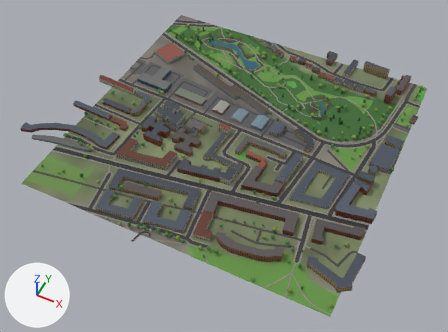
A saved change to the glTF model glasgow-subway/data/city/city_4_6.glb.
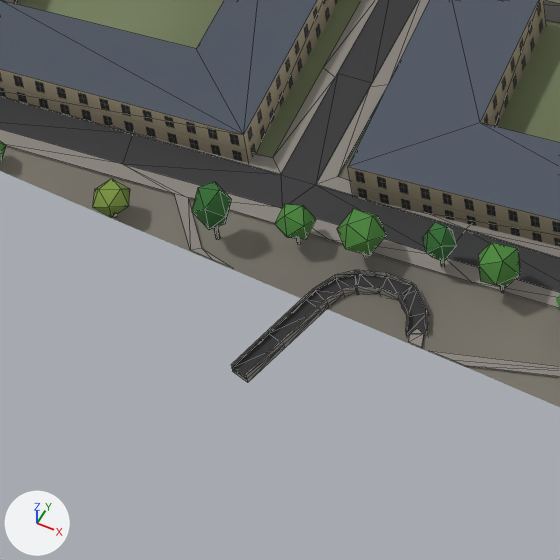
Each version is shown whole from a 50 mm camera at (-1048.0, -1410.0, 738.0) aimed at (-1355.0, -796.0, -29.0), then close up on the part from 24% to 37% of the width and 61% to 78% of the height. Arrows for +X, +Y and +Z are at lower left; the lights stay in place. The first two pictures are the older version. The close-ups show mesh edges as thin lines. Where no turn or scale is listed for an object, it has been applied to the vertices. Vertices at exactly the same position are counted once.

Names of what the first close-up shows: 'buildings_4_6', 'green_tree_a.023', 'green_tree_a.024', 'green_tree_a.026', 'green_tree_b.016', 'green_tree_c.010', 'green_tree_c.011', 'roads_4_6', 'terrain_4_6' and 1 more.
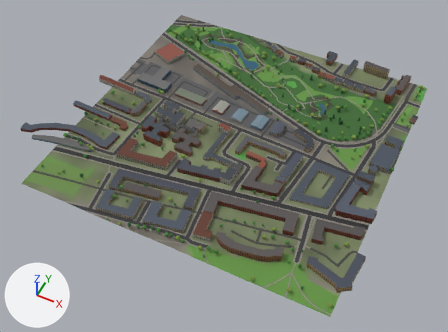
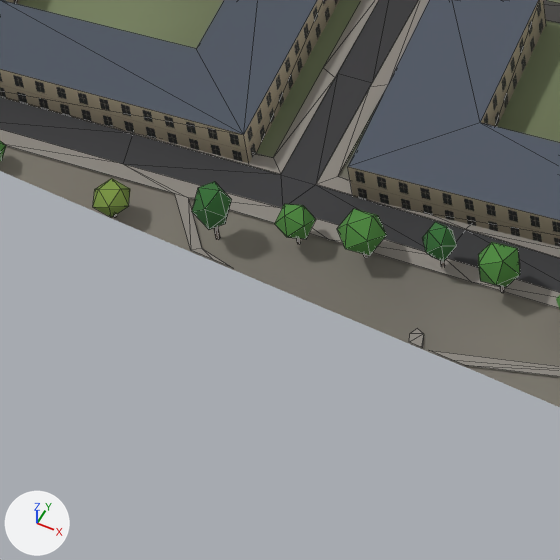
Where the newer file only moved an object's origin or applied its transform, the numbers keep the older frame.

The change, as a diff of the scene's bpy script:
```diff
--- a/glasgow-subway/data/city/city_4_6.glb.py
+++ b/glasgow-subway/data/city/city_4_6.glb.py
@@ me_roads_4_6 @@
 # used by ob_roads_4_6; location = (-1350.0, -757.8, 10.3)
-me_roads_4_6.from_pydata(...)  # 2135 vertices, 2160 faces; spans x -250.0..250.0, y -258.0..258.0, z -3.0..3.0
+me_roads_4_6.from_pydata(...)  # 2062 vertices, 1984 faces; spans x -250.0..250.0, y -242.0..258.0, z -3.0..3.0
+# me_roads_4_6 part 1
+# 96 vertices are removed from x -42.0..-20.0, y -258.0..-233.0, z 1.0..3.0
+# 180 faces are deleted
+# 1 vertex moves within x -21.0, y -240.0, z 3.0
+# 4 new faces join them, mat_mat_pavement
+# other edits to the shape of me_roads_4_6 do not show in these pictures
 me_roads_4_6.materials.append(mat_mat_road)
 me_roads_4_6.materials.append(mat_mat_pavement)
-me_roads_4_6.materials.append(mat_mat_bridge)
```

What differs and where, as boxes [x1, y1, x2, y2] in the close-ups (560 x 560 px):
'roads_4_6', reshaped: before [0, 0, 560, 383]; after [0, 0, 560, 377]
part 1 of me_roads_4_6, cut back: before [231, 270, 429, 383]; after [409, 329, 424, 348]
